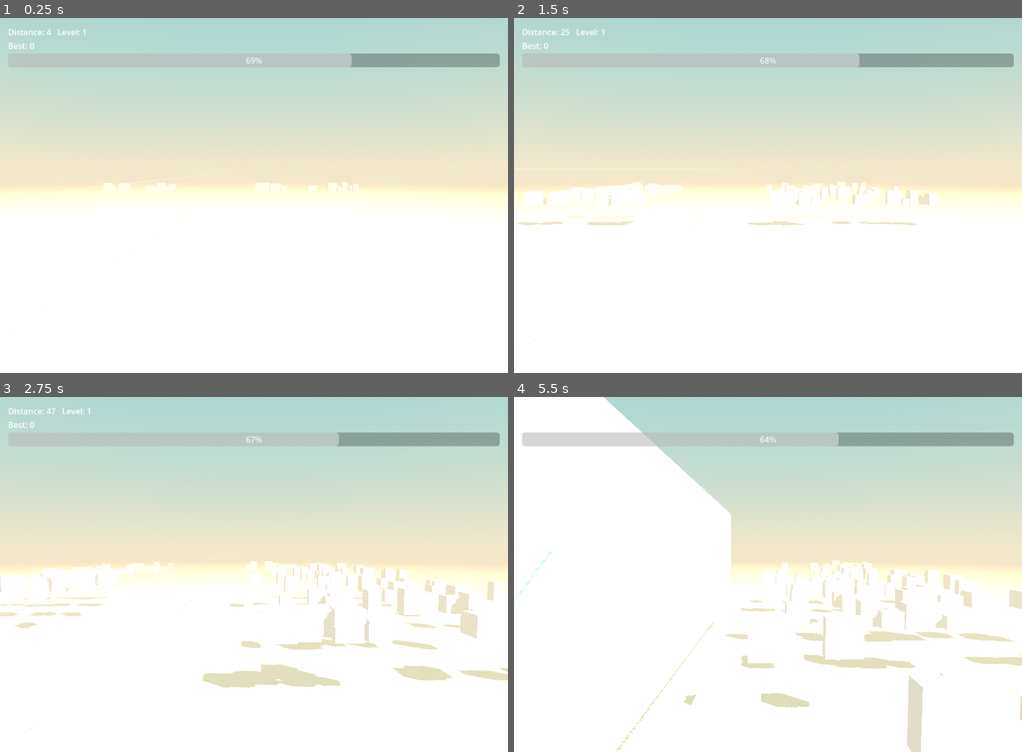
Above: before the commit, frames 1-4 (two rows, left to right).
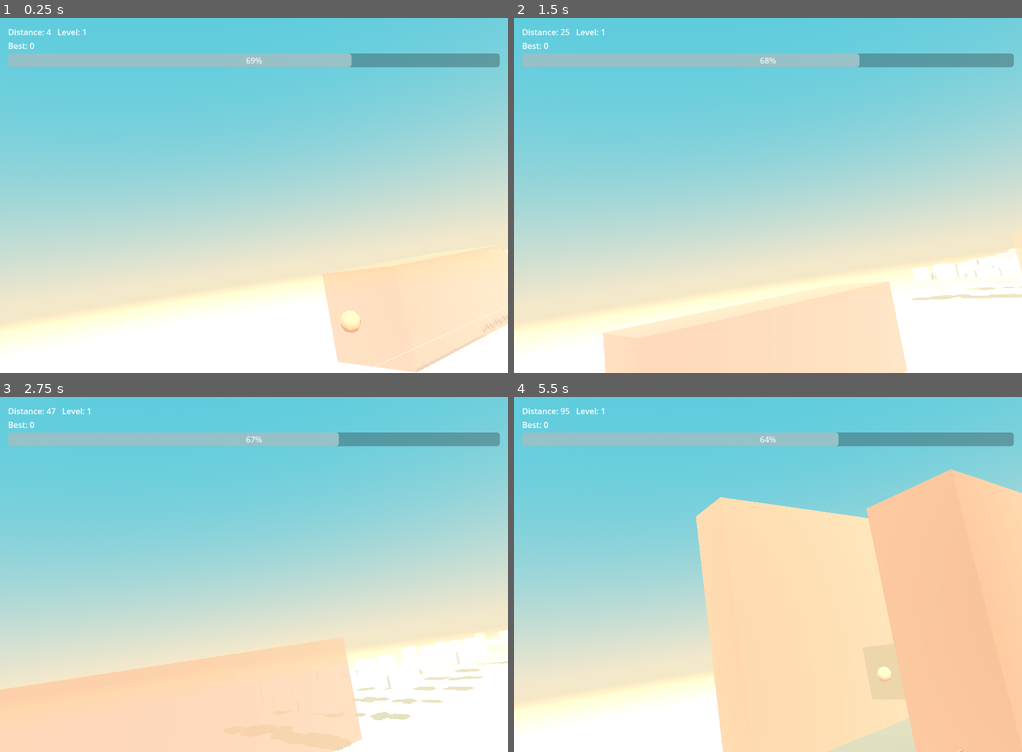
Above: after the commit, the same moments.

Repository: weathermanho/supercent
Game: Godot game, scene res://scenes/Main.tscn
Same seed, same stepped clock (60 frames per second), same inputs: the game is played once before the commit and once after it.
Inputs (mouse positions are in pixels of both pictures, inside the frame that each line leads up to):
- Up to frame 1 (0.25 s): no input
- Up to frame 2 (1.5 s): move the mouse to (879, 177) at 0.52 s; hold Right mouse button (fire_missle) 0.53-1.28 s; move the mouse to (666, 213) at 1.27 s; right-click (666, 213) at 1.35 s
- Up to frame 3 (2.75 s): move the mouse to (304, 496) at 2.02 s; hold Right mouse button (fire_missle) from 2.03 s (still down)
- Up to frame 4 (5.5 s): move the mouse to (742, 645) at 2.77 s; release Right mouse button (fire_missle) at 2.78 s; right-click (742, 645) at 2.85 s; move the mouse to (920, 627) at 3.52 s; hold Right mouse button (fire_missle) 3.53-4.28 s; move the mouse to (615, 521) at 4.27 s; right-click (615, 521) at 4.35 s; move the mouse to (793, 574) at 5.02 s; hold Right mouse button (fire_missle) from 5.03 s (still down)

The runs differ from the first frame. In frame 1, 87% of the frame differs, in the area x 0-100%, y 0-100%; in frame 2, 90%; in frame 3, 91%; in frame 4, 91%.

Commit message:
tune: evaluator pass-1 fixes — pacing, opener, giant silhouette, palette, juice polish

Diff:
--- a/godot_project/scripts/Atmosphere.gd
+++ b/godot_project/scripts/Atmosphere.gd
@@ -2,7 +2,7 @@
 ## Owns the world look: gradient sky, sand-colored fog, sand ground plane,
 ## warm directional light. Replaces Main._setup_lighting().
 
-const SKY_TOP := Color8(118, 180, 180)         # teal
+const SKY_TOP := Color8(70, 170, 195)          # vivid teal — match reference image
 const SKY_HORIZON := Color8(228, 210, 170)     # sand horizon (matches ground)
 const GROUND_COLOR := Color8(232, 210, 165)
 const FOG_COLOR := Color8(232, 210, 165)
@@ -28,7 +28,7 @@
 	psm.ground_horizon_color = SKY_HORIZON
 	psm.ground_bottom_color = GROUND_COLOR
 	psm.sun_angle_max = 30.0
-	psm.sun_curve = 0.15
+	psm.sun_curve = 0.25  # sharper horizon split — matches reference's strong cool/warm cut
 	sky.sky_material = psm
 	env.sky = sky
 	env.background_mode = Environment.BG_SKY
--- a/godot_project/scripts/CameraShaker.gd
+++ b/godot_project/scripts/CameraShaker.gd
@@ -1,14 +1,16 @@
 extends Node
 ## Attach as child of a Camera3D. Call `shake(intensity, duration)` to add
-## random offsets to the camera's translation each frame for `duration` seconds.
-## The base transform is read once on entry and restored on exit, so this does
-## not interfere with whatever positions the camera (Main.gd sets it once at boot).
+## random translation + small rotational kicks to the camera each frame for
+## `duration` seconds. The base transform is read once on entry and restored
+## on exit, so this does not interfere with whatever positions the camera.
 
 @export var trauma_decay: float = 4.0  # how fast intensity decays per second
+@export var rot_kick: float = 0.0015   # radians per unit of trauma
 
 var _camera: Camera3D
 var _base_position: Vector3
-var _trauma: float = 0.0   # current intensity (0..N)
+var _base_rotation: Vector3
+var _trauma: float = 0.0
 var _time_left: float = 0.0
 
 
@@ -16,6 +18,7 @@
 	_camera = get_parent() as Camera3D
 	assert(_camera != null, "CameraShaker must be a child of Camera3D")
 	_base_position = _camera.position
+	_base_rotation = _camera.rotation
 
 
 ## Public API. Call repeatedly — uses max of (current, new) so it doesn't stack.
@@ -28,6 +31,8 @@
 	if _time_left <= 0.0:
 		if _camera.position != _base_position:
 			_camera.position = _base_position
+		if _camera.rotation != _base_rotation:
+			_camera.rotation = _base_rotation
 		return
 
 	_time_left -= delta
@@ -38,3 +43,8 @@
 		(randf() * 2.0 - 1.0) * t,
 		(randf() * 2.0 - 1.0) * t,
 	)
+	_camera.rotation = _base_rotation + Vector3(
+		(randf() * 2.0 - 1.0) * t * rot_kick,
+		(randf() * 2.0 - 1.0) * t * rot_kick,
+		(randf() * 2.0 - 1.0) * t * rot_kick,
+	)
--- a/godot_project/scripts/FlashOverlay.gd
+++ b/godot_project/scripts/FlashOverlay.gd
@@ -1,10 +1,10 @@
 extends ColorRect
-## Full-screen white flash. Call `flash(intensity, duration)`.
-## Sits in the HUD CanvasLayer and is initially fully transparent.
+## Full-screen flash. Call `flash(intensity, duration, warm)` to fire.
+## warm=true tints toward sun (1.0, 0.85, 0.55), warm=false uses near-white.
 
 var _t: float = 0.0
 var _duration: float = 0.06
-var _start_alpha: float = 0.0
+var _start_color: Color = Color(1.0, 0.85, 0.55, 0.0)
 
 
 func _ready() -> void:
@@ -14,11 +14,12 @@
 	offset_left = 0.0; offset_top = 0.0; offset_right = 0.0; offset_bottom = 0.0
 
 
-func flash(intensity: float, duration: float) -> void:
-	_start_alpha = clampf(intensity, 0.0, 1.0)
+func flash(intensity: float, duration: float, warm: bool = true) -> void:
+	var base := Color(1.0, 0.85, 0.55) if warm else Color(1.0, 1.0, 0.95)
+	_start_color = Color(base.r, base.g, base.b, clampf(intensity, 0.0, 1.0))
 	_duration = maxf(duration, 0.001)
 	_t = 0.0
-	color.a = _start_alpha
+	color = _start_color
 
 
 func _process(delta: float) -> void:
@@ -26,4 +27,5 @@
 		return
 	_t += delta
 	var p: float = clampf(_t / _duration, 0.0, 1.0)
-	color.a = lerpf(_start_alpha, 0.0, p)
+	color = Color(_start_color.r, _start_color.g, _start_color.b,
+				  lerpf(_start_color.a, 0.0, p))
--- a/godot_project/scripts/GameConfig.gd
+++ b/godot_project/scripts/GameConfig.gd
@@ -97,13 +97,15 @@
 var missile_max_speed: float = 2200.0
 var missile_drop_duration: float = 0.3
 var missile_scale_stage1: float = 0.4
-var missile_scale_stage2: float = 0.55
-var missile_scale_stage3: float = 0.7
-var missile_lock_radius: float = 8.0          # was 18, narrowed so player must aim
+var missile_scale_stage2: float = 0.8
+var missile_scale_stage3: float = 1.4
+var missile_lock_radius: float = 22.0         # generous so ad cuts show confident chained hits
 
-# Showpiece distances (m)
-var giant_distance_thresholds: Array[int] = [800, 1600, 2400]
-var weapon_upgrade_distances: Array[int] = [400, 1200]
+# Showpiece distances (m) — tuned for a 30-second ad cut at default scroll speed.
+# At init_speed=0.00035 the player reaches ~525 distance in 30s, so escalation
+# beats must fit inside that window.
+var giant_distance_thresholds: Array[int] = [120, 240, 380]
+var weapon_upgrade_distances: Array[int] = [60, 180]
 
 # Juice constants
 var shake_hit_intensity: float = 8.0
--- a/godot_project/scripts/Main.gd
+++ b/godot_project/scripts/Main.gd
@@ -61,6 +61,32 @@
 	# Lighting is now owned by the Atmosphere node.
 	camera.position = Vector3(-450.0, 200.0, 0.0)
 	camera.look_at(Vector3(1000.0, 100.0, 0.0), Vector3.UP)
+
+	# 0-3s ad hook: prime the corridor so frame 1 isn't an empty desert.
+	# Pre-spawn background ruins + one immediate building+target staggered along +X.
+	for k in 4:
+		_build_structures()
+	_prime_opening_corridor()
+
+
+func _prime_opening_corridor() -> void:
+	# Three building+target pairs at staggered x, so the camera sees a depth chain
+	# of "stuff coming" from frame 0.
+	var distances: Array[float] = [1200.0, 2200.0, 3400.0]
+	for x in distances:
+		var ww := 300.0 + randf() * 200.0
+		var wh := 110.0 + randf() * 40.0
+		var wd := 130.0
+		var wall := BuildingScene.instantiate()
+		add_child(wall); _buildings.append(wall)
+		wall.position = Vector3(x, randf() * 60.0 + wh * 0.5, -60.0 + randf() * 120.0)
+		wall.init_geometry(ww, wh, wd, GameColors.BROWN, 1)
+
+		var target := TargetScene.instantiate()
+		add_child(target)
+		target.position = Vector3(wall.position.x - ww * 0.5 - 30.0, wall.position.y, wall.position.z)
+		target.wall = wall
+		_targets.append(target)
 
 
 func _process(delta: float) -> void:
@@ -153,19 +179,19 @@
 	if director.consume_giant_due():
 		_construct_giant()
 		return
-	# Two big buildings on either side of the corridor.
+	# Two big buildings on either side of the corridor — desert-ruin browns.
 	var top := BuildingScene.instantiate()
 	add_child(top); _buildings.append(top)
 	top.position = Vector3(4000.0, 0.0, -200.0)
 	var top_h := 300.0 + randf() * 200.0
-	top.init_geometry(1200, top_h, 100, GameColors.BLUE, 0)
+	top.init_geometry(1200, top_h, 100, GameColors.BROWN, 0)
 	top.position.y = top_h * 0.5
 
 	var bot := BuildingScene.instantiate()
 	add_child(bot); _buildings.append(bot)
 	bot.position = Vector3(4000.0, 0.0, 200.0)
 	var bot_h := 300.0 + randf() * 200.0
-	bot.init_geometry(1200, bot_h, 100, GameColors.BLUE, 0)
+	bot.init_geometry(1200, bot_h, 100, GameColors.BROWN, 0)
 	bot.position.y = bot_h * 0.5
 
 	# A wall in the middle (transparent, type=1).
@@ -175,7 +201,7 @@
 	var wh := 90.0 + randf() * 70.0
 	var wd := 110.0 + randf() * 110.0
 	wall.position = Vector3(4000.0, randf() * 150.0 + wh * 0.5, -100.0 + randf() * 200.0)
-	wall.init_geometry(ww, wh, wd, GameColors.DARK_BLUE, 1)
+	wall.init_geometry(ww, wh, wd, GameColors.BROWN_DARK, 1)
 
 	# Target attached to the wall — a red icosahedron in front of it. The
 	# guide overlay uses `target.wall` to compute the forward-ray/wall-face
@@ -430,10 +456,10 @@
 		_make_white_spheres(g.position, false)
 		return
 
-	# Kill: full showpiece combo.
+	# Kill: full showpiece combo. Use bright (cooler) flash to read as climactic.
 	time_scaler.request_slowmo(GameConfig.slowmo_giant_scale, GameConfig.slowmo_giant_duration)
 	shaker.shake(GameConfig.shake_giant_intensity, GameConfig.shake_giant_duration)
-	flash_overlay.flash(0.4, 0.35)
+	flash_overlay.flash(0.5, 0.35, false)
 	_spawn_shockwave(g.position, 40.0, 0.8)
 	_make_white_spheres(g.position, true)
 	_spawn_particles_at(g.position, 80, 1, 12)
--- a/godot_project/scripts/ShockwaveRing.gd
+++ b/godot_project/scripts/ShockwaveRing.gd
@@ -1,7 +1,7 @@
 extends Node3D
 ## One-shot expanding ring. Spawned at hit position, scales 1 → end_scale over
-## `duration`, fades alpha 0.6 → 0, then queue_free. Built from a thin TorusMesh
-## so it works without external assets.
+## `duration`, fades alpha 0.6 → 0, then queue_free. Faces the active camera
+## each frame so it reads as a frontal blast, not a flat ground ellipse.
 
 @export var end_scale: float = 8.0
 @export var duration: float = 0.4
@@ -18,14 +18,15 @@
 	torus.rings = 24
 	torus.ring_segments = 6
 	_mat = StandardMaterial3D.new()
-	_mat.albedo_color = Color(1.0, 0.92, 0.7, 0.6)
+	_mat.albedo_color = Color(1.0, 0.92, 0.7, 0.7)
 	_mat.transparency = BaseMaterial3D.TRANSPARENCY_ALPHA
 	_mat.shading_mode = BaseMaterial3D.SHADING_MODE_UNSHADED
+	_mat.emission_enabled = true
+	_mat.emission = Color(1.0, 0.85, 0.5)
+	_mat.emission_energy_multiplier = 1.5
 	_mesh = MeshInstance3D.new()
 	_mesh.mesh = torus
 	_mesh.set_surface_override_material(0, _mat)
-	# Lay flat so it expands as a ring on the XZ plane (vertical Y is the axis).
-	_mesh.rotation.x = PI / 2.0
 	add_child(_mesh)
 	scale = Vector3.ONE
 
@@ -35,5 +36,16 @@
 	var p: float = clampf(_t / duration, 0.0, 1.0)
 	var s: float = lerpf(1.0, end_scale, p)
 	scale = Vector3(s, s, s)
-	_mat.albedo_color.a = lerpf(0.6, 0.0, p)
+	_mat.albedo_color.a = lerpf(0.7, 0.0, p)
+
+	# Billboard the ring toward the camera so its disc faces the viewer.
+	var cam := get_viewport().get_camera_3d()
+	if cam != null:
+		var to_cam: Vector3 = cam.global_position - global_position
+		if to_cam.length_squared() > 0.01:
+			look_at(cam.global_position, Vector3.UP)
+			# TorusMesh axis is along its local +Y, so rotate to put the ring's
+			# face perpendicular to the look-at vector (default look_at points
+			# local -Z at the target — we need the *ring axis* there).
+			rotate_object_local(Vector3.RIGHT, PI / 2.0)
 	return _t < duration
--- a/godot_project/scripts/Target.gd
+++ b/godot_project/scripts/Target.gd
@@ -1,39 +1,96 @@
 extends Node3D
-## Lock-on target. Normal targets: hp=1, small red icosahedron.
-## Giant targets: hp=3, large brown silhouette, marks the cinematic "boss" beat.
+## Lock-on target. Normal: hp=1, small red icosahedron.
+## Giant: hp=3, composite silhouette (sphere base + tall body box + red cap)
+##        evoking the armored-rider-on-orb motif of the reference image.
 
 var wall: Node3D = null
 var hp: int = 1
 var is_giant: bool = false
 
-var _mesh_instance: MeshInstance3D
-var _mat: StandardMaterial3D
+var _parts: Array[MeshInstance3D] = []
+var _mats: Array[StandardMaterial3D] = []
 
 
 func _ready() -> void:
 	if is_giant:
 		hp = 3
+		_build_giant()
+	else:
+		_build_normal()
+
+
+func _build_normal() -> void:
 	var mesh := SphereMesh.new()
-	if is_giant:
-		mesh.radius = 120.0
-		mesh.height = 240.0
-		mesh.radial_segments = 12
-		mesh.rings = 8
-	else:
-		mesh.radius = 15.0
-		mesh.height = 30.0
-		mesh.radial_segments = 6
-		mesh.rings = 4
+	mesh.radius = 15.0
+	mesh.height = 30.0
+	mesh.radial_segments = 6
+	mesh.rings = 4
+	var mat := StandardMaterial3D.new()
+	mat.albedo_color = GameColors.RED
+	mat.roughness = 0.9
+	mat.transparency = BaseMaterial3D.TRANSPARENCY_ALPHA
+	var mi := MeshInstance3D.new()
+	mi.mesh = mesh
+	mi.set_surface_override_material(0, mat)
+	add_child(mi)
+	_parts.append(mi)
+	_mats.append(mat)
 
-	_mat = StandardMaterial3D.new()
-	_mat.albedo_color = GameColors.BROWN if is_giant else GameColors.RED
-	_mat.roughness = 0.9
-	_mat.transparency = BaseMaterial3D.TRANSPARENCY_ALPHA  # so fade works
-	_mat.albedo_color.a = 1.0
-	_mesh_instance = MeshInstance3D.new()
-	_mesh_instance.mesh = mesh
-	_mesh_instance.set_surface_override_material(0, _mat)
-	add_child(_mesh_instance)
+
+func _build_giant() -> void:
+	# Base orb — large brown sphere.
+	var orb := SphereMesh.new()
+	orb.radius = 110.0
+	orb.height = 220.0
+	orb.radial_segments = 24
+	orb.rings = 16
+	var orb_mat := _make_mat(GameColors.BROWN, 0.95)
+	var orb_mi := MeshInstance3D.new()
+	orb_mi.mesh = orb
+	orb_mi.set_surface_override_material(0, orb_mat)
+	add_child(orb_mi)
+	_parts.append(orb_mi)
+	_mats.append(orb_mat)
+
+	# Body — taller dark column on top of the orb (the "rider" silhouette).
+	var body_mi: MeshInstance3D = BoxFactory.make_box(60, 90, 50, GameColors.BROWN_DARK)
+	body_mi.position = Vector3(0.0, 110.0 + 45.0, 0.0)
+	add_child(body_mi)
+	_parts.append(body_mi)
+	var body_mat := _wrap_first_material(body_mi, GameColors.BROWN_DARK)
+	if body_mat: _mats.append(body_mat)
+
+	# Head — smaller dark cube.
+	var head_mi: MeshInstance3D = BoxFactory.make_box(35, 35, 30, GameColors.BROWN_DARK)
+	head_mi.position = Vector3(0.0, 110.0 + 90.0 + 18.0, 0.0)
+	add_child(head_mi)
+	_parts.append(head_mi)
+	var head_mat := _wrap_first_material(head_mi, GameColors.BROWN_DARK)
+	if head_mat: _mats.append(head_mat)
+
+	# Red cap — small silhouette accent on top (the "pennant" / lock indicator).
+	var cap_mi: MeshInstance3D = BoxFactory.make_box(8, 50, 6, GameColors.RED)
+	cap_mi.position = Vector3(0.0, 110.0 + 90.0 + 36.0 + 25.0, 0.0)
+	add_child(cap_mi)
+	_parts.append(cap_mi)
+	var cap_mat := _wrap_first_material(cap_mi, GameColors.RED)
+	if cap_mat: _mats.append(cap_mat)
+
+
+func _make_mat(c: Color, rough: float) -> StandardMaterial3D:
+	var m := StandardMaterial3D.new()
+	m.albedo_color = c
+	m.roughness = rough
+	m.transparency = BaseMaterial3D.TRANSPARENCY_ALPHA
+	return m
+
+
+## BoxFactory.make_box doesn't expose its material; wrap a fresh one so we can
+## fade it. Returns the new material on success, null if we can't override.
+func _wrap_first_material(mi: MeshInstance3D, c: Color) -> StandardMaterial3D:
+	var m := _make_mat(c, 0.95)
+	mi.set_surface_override_material(0, m)
+	return m
 
 
 ## Returns true if this hit killed the target.
@@ -42,8 +99,11 @@
 	return hp <= 0
 
 
-## Called by the giant-finish branch — kicks off a 0.6s alpha fade then frees.
+## Called by the giant-finish branch — kicks off a `duration` alpha fade
+## across all materials, then queue_free.
 func start_fade(duration: float) -> void:
-	var tw := create_tween()
-	tw.tween_property(_mat, "albedo_color:a", 0.0, duration)
-	tw.tween_callback(queue_free)
+	for m in _mats:
+		var tw := create_tween()
+		tw.tween_property(m, "albedo_color:a", 0.0, duration)
+	# Schedule free after the longest tween — they're all the same duration here.
+	get_tree().create_timer(duration + 0.05).timeout.connect(queue_free)
Not shown, added: camera.cpp
Not shown, added: camera.h
Not shown, added: core.cpp
Not shown, added: core.h
Not shown, added: cube.cpp
Not shown, added: cube.h
Not shown, added: glut32.dll
Not shown, added: matrix34.cpp
Not shown, added: matrix34.h
Not shown, added: tester.cpp
Not shown, added: tester.h
Not shown, added: token.cpp
(and 3 more such lines)
